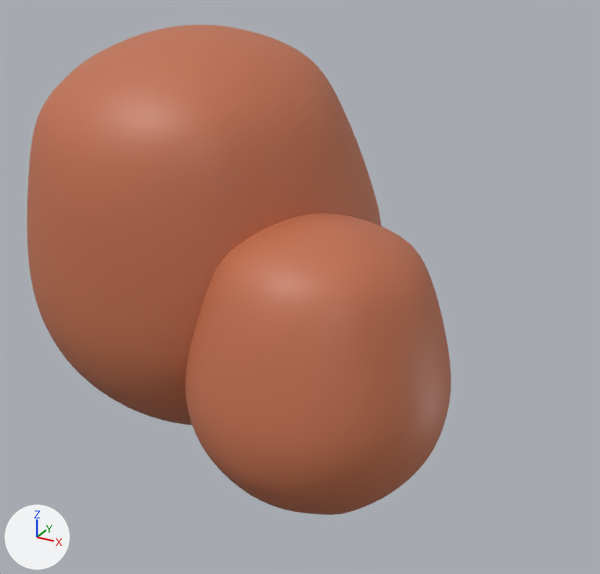
The FBX model Assets/Models/Scenario/orangebush.fbx: old version first, new version second.
One viewpoint serves both versions: a 50 mm camera at (0.795, 8.961, -0.38) aimed at (-0.031, 10.464, -1.131). The lights are fixed; the arrows at lower left show +X, +Y and +Z. Where no turn or scale is listed for an object, it has been applied to the vertices.

In view in the first picture: 'Roundcube.045', 'Roundcube.047'.
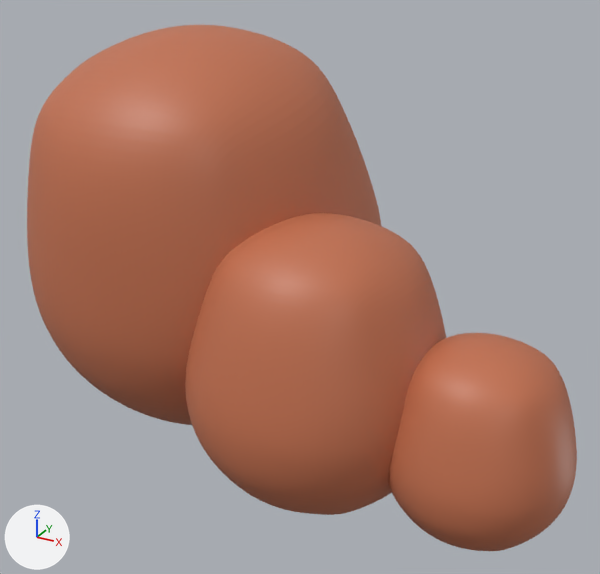
What changed in the scene script:
```text
Add ob_roundcube_049:
    ob_roundcube_049 = bpy.data.objects.new('Roundcube.049', me_mesh_003.copy())  # the mesh of ob_roundcube_048
    ob_roundcube_049.location = (0.482, 10.176, -1.233)
```

Location of each change, [x1, y1, x2, y2] in pixels of the pictures (600 x 574 px):
'Roundcube.049', added: after [388, 333, 577, 551]
